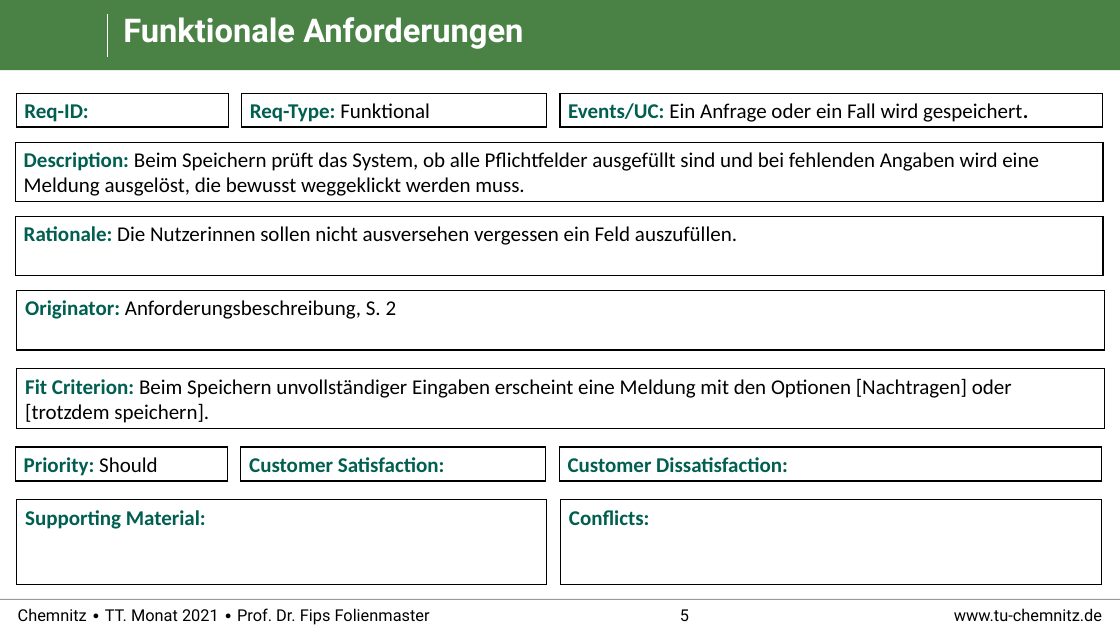
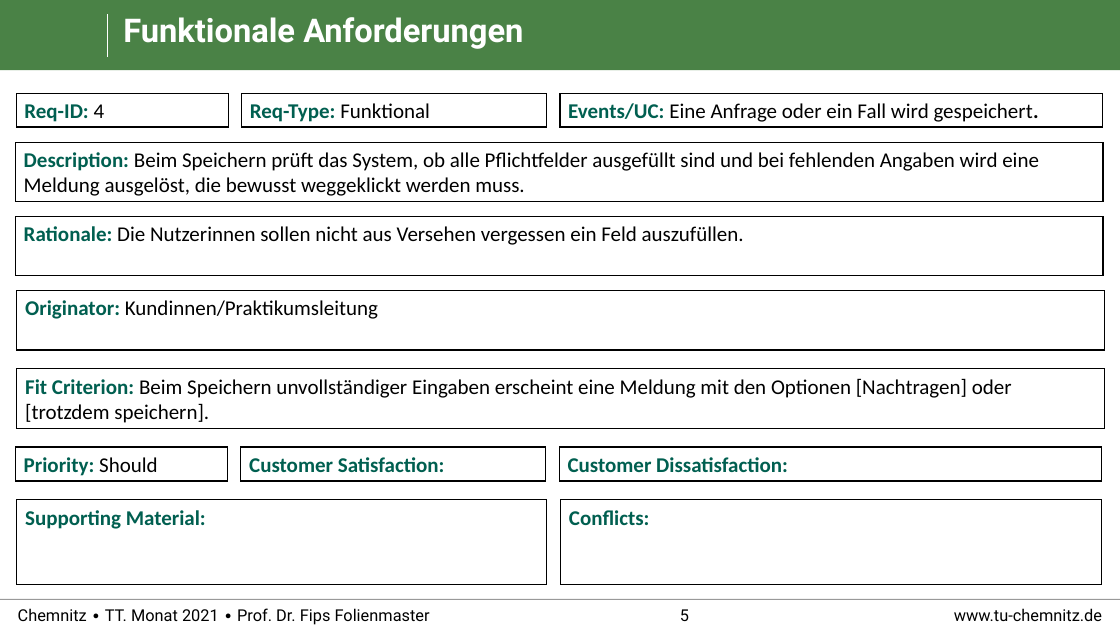
Before and after one commit to RealBiggerBo/Softwaretechnik, a slide deck: slide 5 of SnowCards_Requirements.pptx. Drawn at 1120x630 pixels with LibreOffice and Linux fonts; fonts in the diff are those of the drawing; background and template pictures are left out. Boxes give left, top, right and bottom in pixels: in the first picture for what was removed or moved away, otherwise in the second. Text is boxed around its words. In the diff, an @@ line names an element or a change of style, - is before the commit and + after.

```diff
--- a/SnowCards_Requirements.pptx
+++ b/SnowCards_Requirements.pptx
@@ text in rectangle at (24,104,105,122): text changed @@
-Req-ID:
+Req-ID: 4
@@ text in rectangle at (568,103,1039,122): text changed @@
-Events/UC: Ein Anfrage oder ein Fall wird gespeichert.
+Events/UC: Eine Anfrage oder ein Fall wird gespeichert.
@@ text in rectangle at (24,226,744,245): text changed @@
-Rationale: Die Nutzerinnen sollen nicht ausversehen vergessen ein Feld auszufüllen.
+Rationale: Die Nutzerinnen sollen nicht aus Versehen vergessen ein Feld auszufüllen.
@@ text in rectangle at (25,300,378,319): text changed @@
-Originator: Anforderungsbeschreibung, S. 2
+Originator: Kundinnen/Praktikumsleitung
```
Also in this commit, not shown: 25 other slides changed, 1 slide removed.
